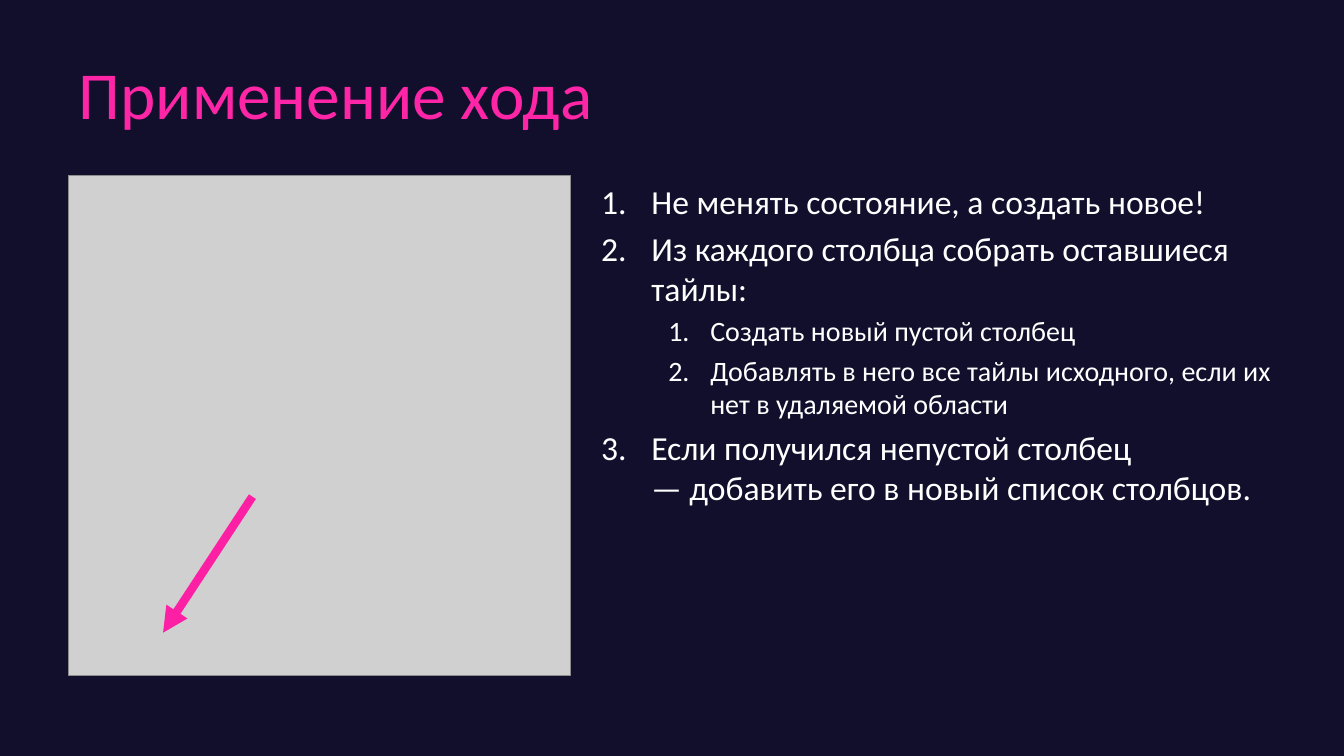
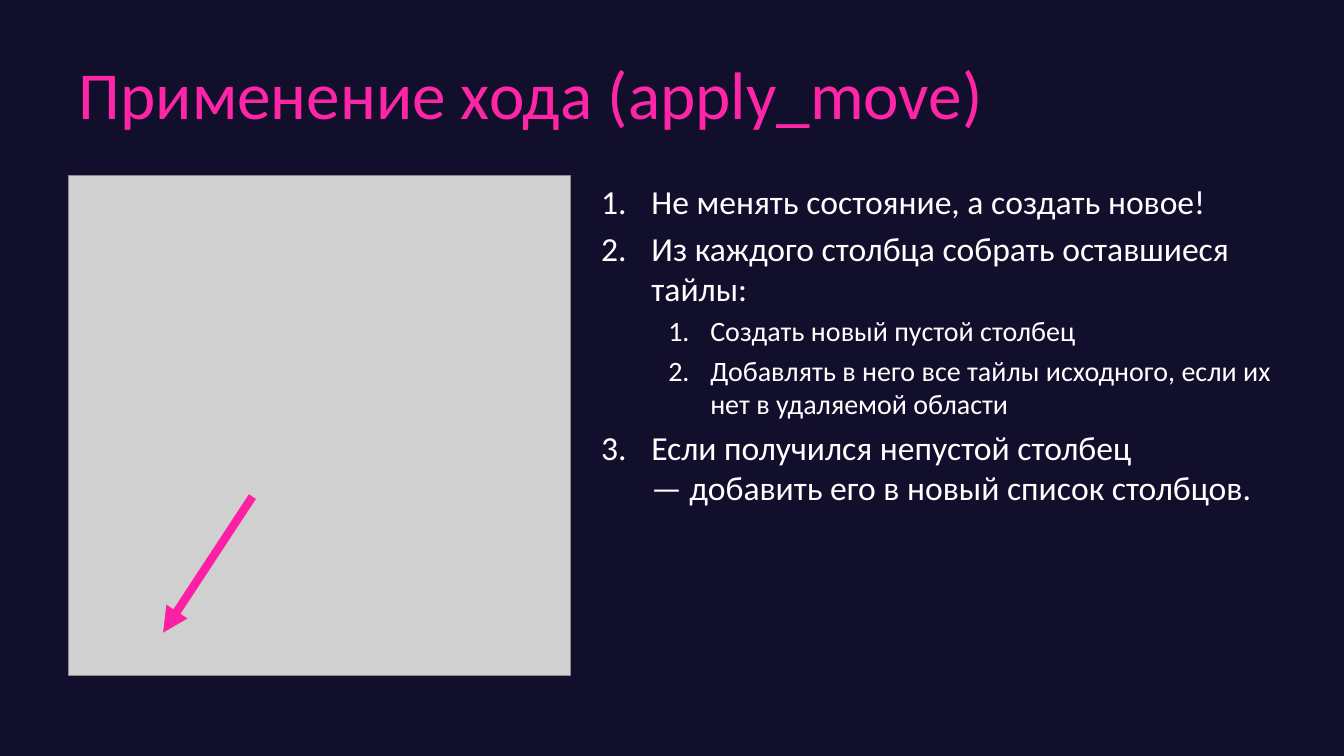
Before and after one commit to game-ai-course/game-ai-school, a slide deck: slide 8 of slides/online_4dx1.5h/day2-greedy.pptx. Drawn at 1344x756 pixels with LibreOffice and Linux fonts; fonts in the diff are those of the drawing; grey boxes stand for pictures. Boxes give left, top, right and bottom in pixels: in the first picture for what was removed or moved away, otherwise in the second. Text is boxed around its words. In the diff, an @@ line names an element or a change of style, - is before the commit and + after.

```diff
--- a/slides/online_4dx1.5h/day2-greedy.pptx
+++ b/slides/online_4dx1.5h/day2-greedy.pptx
@@ title at [79,70,982,130]: text changed @@
-Применение хода
+Применение хода (apply_move)
```
Also in this commit, not shown: 8 other slides changed, 5 slides added, 1 slide removed, 1 other file.
